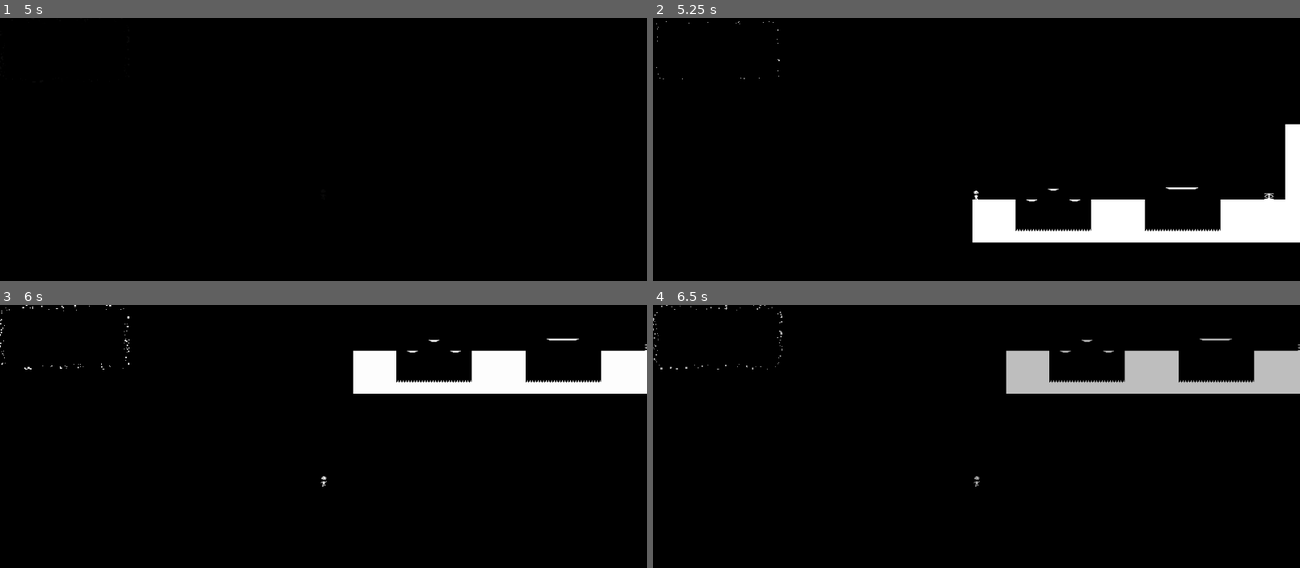
Above: before the commit, frames 1-4 (two rows, left to right).
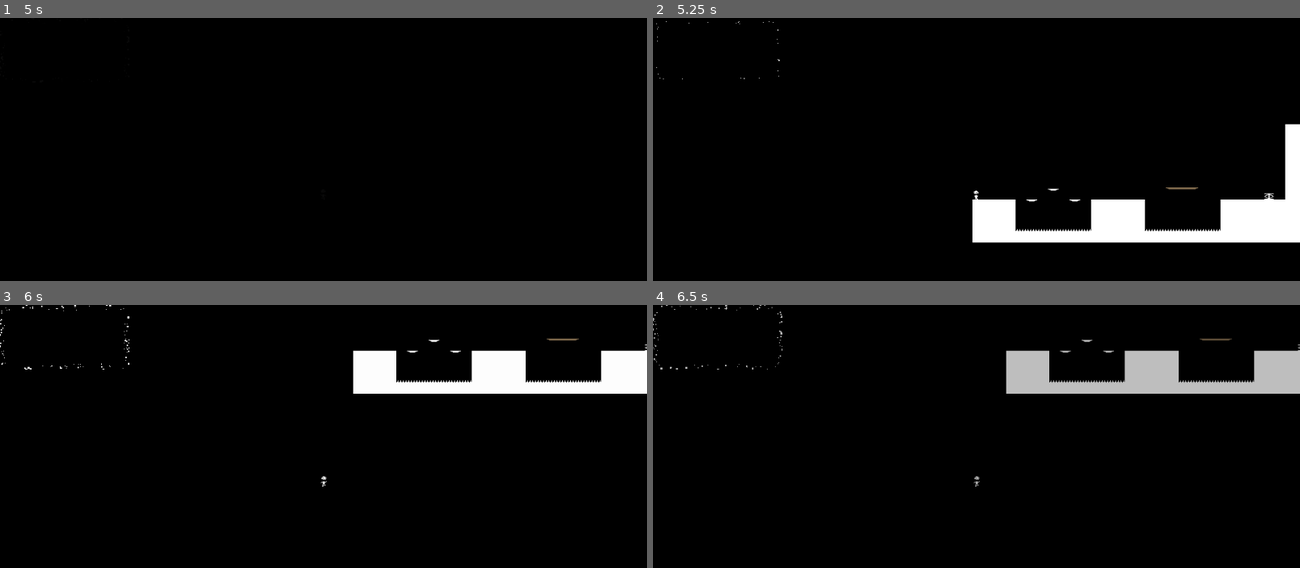
Above: after the commit, the same moments.

Repository: epicfarmer/gmtk2024
Game: Godot game, scene res://levels/Level0.tscn
Two runs of this game, one before a commit and one after it. Both use one fixed random seed, a clock stepped at 60 frames per second and the inputs below. Sound files missing from this copy of the repository are replaced by a short silence.
Inputs:
- Up to frame 1 (5 s): tap Enter at 0.5 s; hold D (move_right) 0.53-1.28 s; tap Space (jump) at 0.77, 1.52, 3.02, 3.77, 4.52 s; hold A (move_left) 1.28-2.03 s; hold D (move_right) 2.03-3.53 s; hold A (move_left) from 3.53 s (still down)
- Up to frame 2 (5.25 s): keep holding A (move_left)
- Up to frame 3 (6 s): release A (move_left) at 5.78 s; hold D (move_right) from 5.78 s (still down)
- Up to frame 4 (6.5 s): keep holding D (move_right); tap Space (jump) at 6.02 s

Frame 1 is identical in both runs. In frame 2, less than 0.1% of the frame differs, in the area x 79-85%, y 64-66%; in frame 3, less than 0.1%, in the area x 84-90%, y 12-14%; in frame 4, less than 0.1%.

Commit message:
Changing the color of the falling platforms (kept this as a separate commit in case you want to rever).

Diff:
--- a/scenes/FallingPlatform2D_1.tscn
+++ b/scenes/FallingPlatform2D_1.tscn
@@ -30,6 +30,7 @@
 script = ExtResource("1_okaon")
 
 [node name="TileMap" type="TileMap" parent="."]
+modulate = Color(0.53, 0.438133, 0.318, 1)
 position = Vector2(-8, -2)
 tile_set = ExtResource("2_1vlwi")
 format = 2
--- a/scenes/FallingPlatform2D_3.tscn
+++ b/scenes/FallingPlatform2D_3.tscn
@@ -30,12 +30,14 @@
 script = ExtResource("1_ew0gi")
 
 [node name="TileMap" type="TileMap" parent="."]
+modulate = Color(0.53, 0.438133, 0.318, 1)
 position = Vector2(-8, -2)
 tile_set = ExtResource("2_s8nhe")
 format = 2
 layer_0/tile_data = PackedInt32Array(0, 327680, 0, 1, 393216, 0, 65535, 262144, 0)
 
 [node name="Area2D" type="Area2D" parent="."]
+modulate = Color(0.53, 0.438133, 0.318, 1)
 collision_layer = 0
 collision_mask = 4
 script = ExtResource("3_yftgu")
